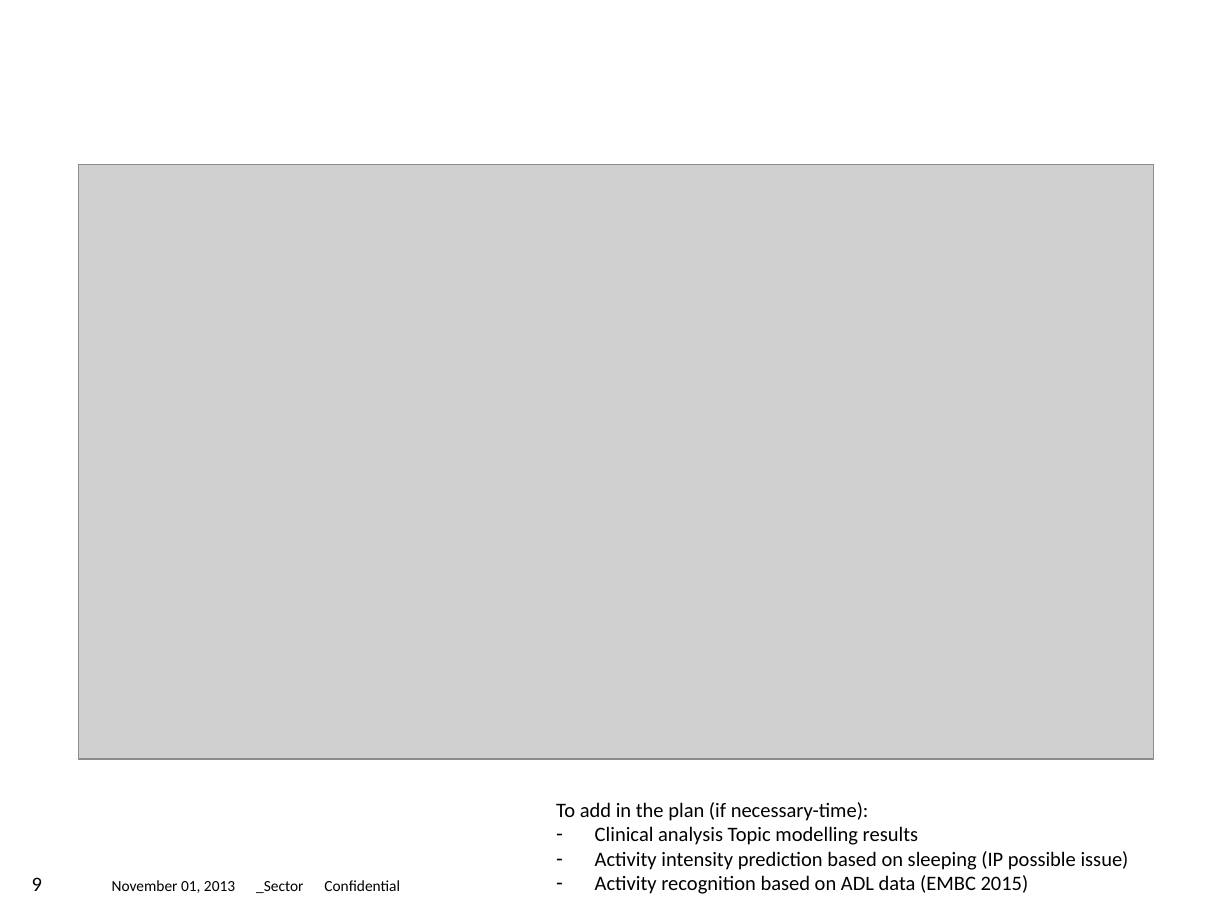
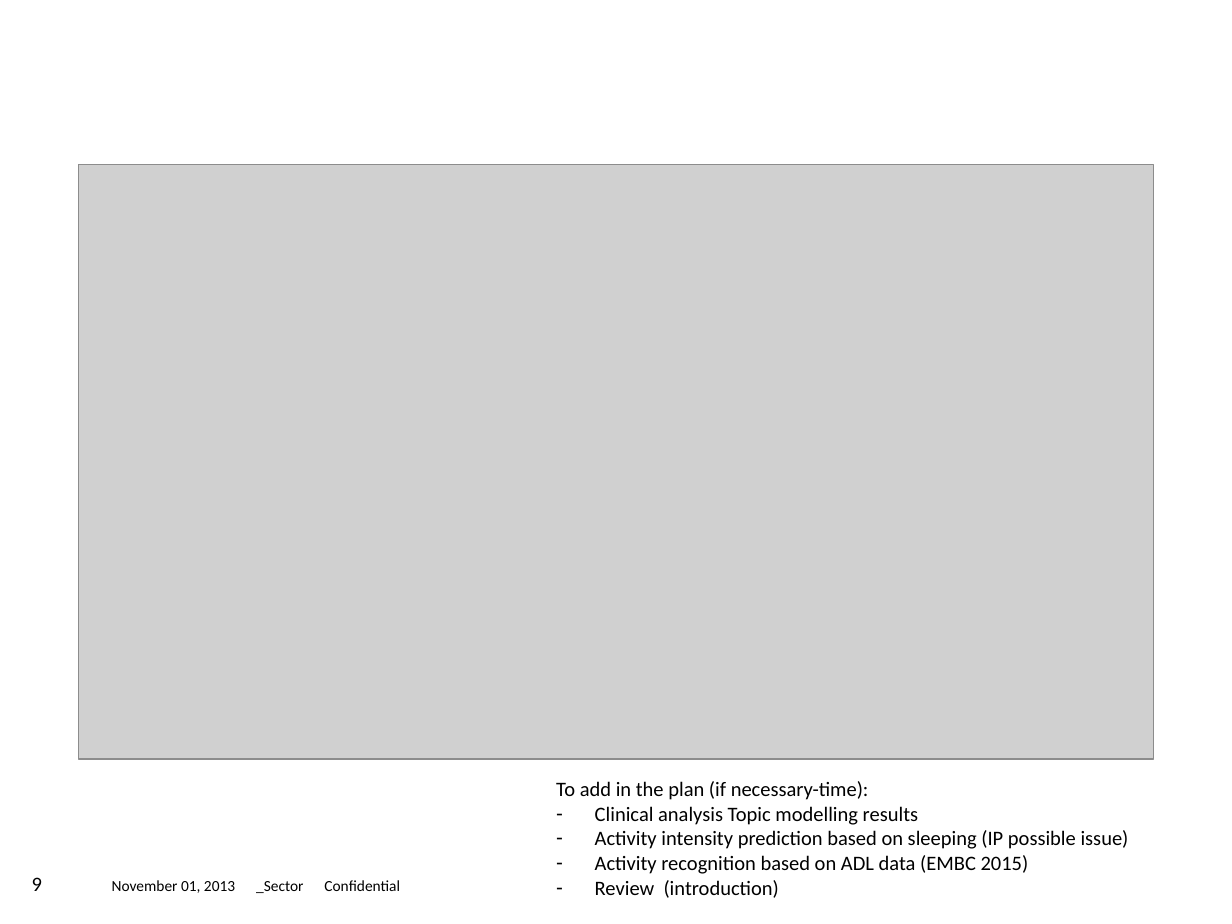
Before and after one commit to gabboshow/Thesis, a slide deck: slide 9 of Update_meetings/Thesis_overview.pptx. Drawn at 1232x924 pixels with LibreOffice and Linux fonts; fonts in the diff are those of the drawing; grey boxes stand for pictures. Boxes give left, top, right and bottom in pixels: in the first picture for what was removed or moved away, otherwise in the second. Text is boxed around its words. In the diff, an @@ line names an element or a change of style, - is before the commit and + after.

```diff
--- a/Update_meetings/Thesis_overview.pptx
+++ b/Update_meetings/Thesis_overview.pptx
@@ text "To add in the plan ...": place and size @@
-text "To add in the plan ..." at box(556, 802, 1129, 894)
+text "To add in the plan ..." at box(556, 781, 1129, 898)
@@ text at box(595, 880, 779, 898): paragraph added @@
+– Review (introduction)
```
Also in this commit, not shown: 1 other slide changed, 1 slide added.
